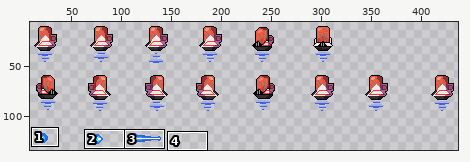
Two versions of one sprite sheet, resources/images/characters/npc/enemies/Nef_trooper_head/nef_trooper_head.png. Above: a wide view before the commit, with the close-up outlined.
Close-up. Old version:
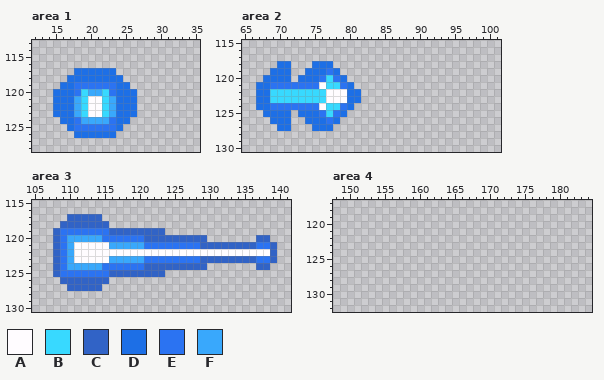
The file is 500x200 pixels. Pixels under 10% opacity are left out. Colours within 5 levels of each other are drawn and written as one. Shown: area 1: x 12..35, y 113..128; area 2: x 65..101, y 115..130; area 3: x 105..141, y 115..130; area 4: x 148..184, y 117..132. The wide view leaves out empty margins.
Palette (. is transparent): A #fffcff  B #38d9ff  C #3163c6  D #1d6fe6  E #2b73f2  F #39a8fc
Pixels before, area 1, first column x 15:
117 ...DDDDDD...
118 ..DDDDDDDD..
119 .DDEEEEEEDD.
120 DDDEBFFBEDDD
121 DDDFBAABFDDD
122 DDDFBAABFDDD
123 DDDFBAABFDDD
124 .DDEFFFFEDD.
125 ..DEEEEEED..
126 ...DDDDDD...
Pixels before, area 2, first column x 67:
118 ...DD...DDD....
119 ..DDD..DDDED...
120 .DDDD.DDDEBED..
121 DDEEEEEEEABBED.
122 DDBBBBBBBBAAADD
123 DDBBBBBBBBAAADD
124 DDEEEEEEEABBED.
125 .DDDD.DDDEBED..
126 ..DDD..DDDED...
127 ...DD...DDD....
Pixels before, area 3, first column x 108:
117 ..CCCCC.........................
118 .CCCCCCC........................
119 CEEEEEEECCCCCCCC................
120 CEFFFFFEEEEEECCCCCCCCC.......CC.
121 CEFAAAAAFFFFFEEEEEEEECCCCCCCCEEC
122 CEFAAAAAAAAAAAAAAAAAAAAAAAAAAAAC
123 CEFAAAAAFFFFFEEEEEEEECCCCCCCCEEC
124 CEFFFFFEEEEEECCCCCCCCC.......CC.
125 CEEEEEEECCCCCCCC................
126 .CCCCCCC........................
127 ..CCCCC.........................
And afterwards:
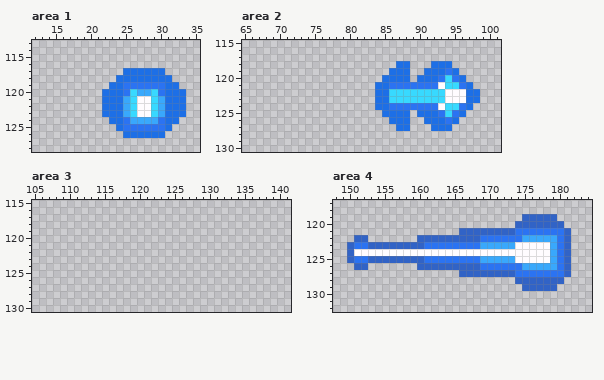
The edit:
Changed rows in their new state; - is an unchanged pixel.
Area 1:
first column x 15:
117 ---......-DDDDDD---
118 --.......-DDDDDDD--
119 -.......D-EEEEEEDD-
120 .......DD-EBFFBEDDD
121 .......DD-FBAABFDDD
122 .......DD-FBAABFDDD
123 .......DD-FBAABFDDD
124 -.......D-EFFFFEDD-
125 --.......-EEEEEED--
126 ---......-DDDDDD---
Area 2:
first column x 67:
118 ---..---...---------DD---DDD----
119 --...--.....-------DDD--DDDED---
120 -....-.......-----DDDD-DDDEBED--
121 ..............---DDEEEEEEEABBED-
122 ...............--DDBBBBBBBBAAADD
123 ...............--DDBBBBBBBBAAADD
124 ..............---DDEEEEEEEABBED-
125 -....-.......-----DDDD-DDDEBED--
126 --...--.....-------DDD--DDDED---
127 ---..---...---------DD---DDD----
Area 3:
first column x 108:
117 --.....-------------------------
118 -.......------------------------
119 ................----------------
120 ......................-------..-
121 ................................
122 ................................
123 ................................
124 ......................-------..-
125 ................----------------
126 -.......------------------------
127 --.....-------------------------
Area 4:
first column x 150:
119 -------------------------CCCCC--
120 ------------------------CCCCCCC-
121 ----------------CCCCCCCCEEEEEEEC
122 -CC-------CCCCCCCCCEEEEEEFFFFFEC
123 CEECCCCCCCCEEEEEEEEFFFFFAAAAAFEC
124 CAAAAAAAAAAAAAAAAAAAAAAAAAAAAFEC
125 CEECCCCCCCCEEEEEEEEFFFFFAAAAAFEC
126 -CC-------CCCCCCCCCEEEEEEFFFFFEC
127 ----------------CCCCCCCCEEEEEEEC
128 ------------------------CCCCCCC-
129 -------------------------CCCCC--
